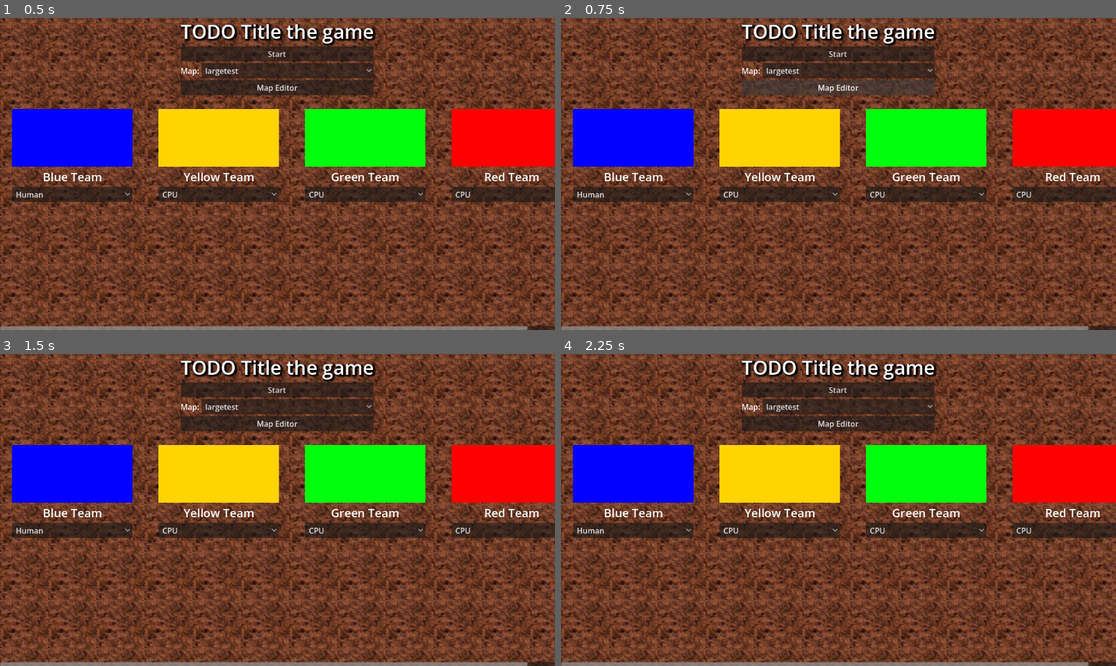
Above: before the commit, frames 1-4 (two rows, left to right).
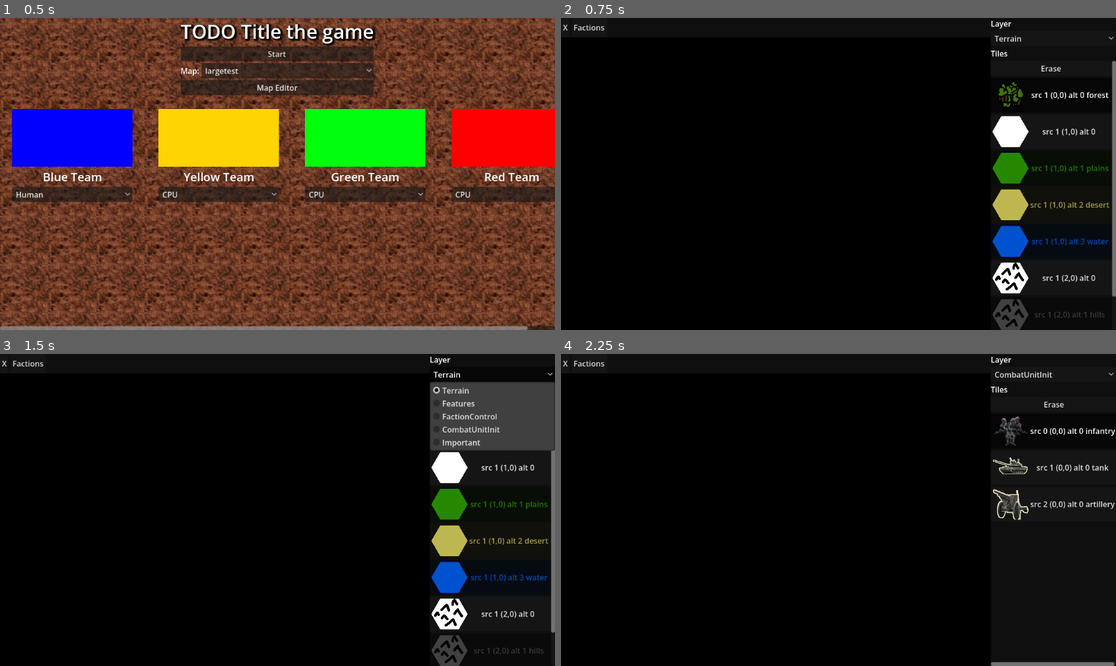
Above: after the commit, the same moments.

Repository: kralinc/cw2100game
Game: Godot game, scene res://MainMenu.tscn
Two runs of this game, one before a commit and one after it. Both use one fixed random seed, a clock stepped at 60 frames per second and the inputs below. The engine's default icon, where the game draws it, is replaced by a stand-in: a white triangle on a blue panel in a dark square.
Inputs (mouse positions are in pixels of both pictures, inside the frame that each line leads up to):
- Up to frame 1 (0.5 s): no input
- Up to frame 2 (0.75 s): click "Map Editor" at 0.5 s
- Up to frame 3 (1.5 s): click (493, 375) at 1.25 s, where only the run after the commit has a clickable "Terrain"
- Up to frame 4 (2.25 s): click (1049, 432) at 2 s, where only the run after the commit has a clickable "src 1 (0,0) alt 0 forest"

Frame 1 is identical in both runs. In frame 2, 99% of the frame differs, in the area x 0-100%, y 0-100%; in frame 3, 99%; in frame 4, 99%.

Commit message:
added back button confirmation dialog

Diff:
--- a/CameraController.gd
+++ b/CameraController.gd
@@ -1,4 +1,6 @@
 extends Camera2D
+
+class_name CameraController
 
 var dragging = false
 var prevMousePos = Vector2()
@@ -9,6 +11,8 @@
 var minZoom = 0.2
 var camLerp = 0.0
 
+@export var disable_camera = false
+
 # Called when the node enters the scene tree for the first time.
 func _ready():
 	pass # Replace with function body.
@@ -18,7 +22,9 @@
 func _process(delta):
 	pass
 
-func _input(event):
+func _unhandled_input(event):
+	if (disable_camera == true):
+		return
 	if event is InputEventMouseButton:
 		if event.button_index == MOUSE_BUTTON_RIGHT:
 			if event.is_pressed():
--- a/MainMenu.gd
+++ b/MainMenu.gd
@@ -58,3 +58,7 @@
 	Global.setupGameData(mapName, factionControlModes)
 	Global.spectatorMode = false
 	get_tree().change_scene_to_file("res://root.tscn")
+
+
+func _on_map_editor_button_pressed() -> void:
+	get_tree().change_scene_to_file("res://mapeditor/MapEditor.tscn")
--- a/MainMenu.tscn
+++ b/MainMenu.tscn
@@ -88,3 +88,5 @@
 layout_mode = 2
 size_flags_horizontal = 0
 size_flags_vertical = 3
+
+[connection signal="pressed" from="MarginContainer/VBoxContainer2/VBoxContainer/MapEditorButton" to="." method="_on_map_editor_button_pressed"]
--- /dev/null
+++ b/mapeditor/MapEditor.gd
@@ -0,0 +1,134 @@
+extends Control
+
+const PAINTABLE_LAYERS = ["Terrain", "Features", "FactionControl", "CombatUnitInit", "Important"]
+
+@onready var map: Node2D = $Map
+@onready var layer_select: OptionButton = $UI/Panel/VBox/LayerSelect
+@onready var tile_list: VBoxContainer = $UI/Panel/VBox/Scroll/TileList
+@onready var back_confirm_container: PanelContainer = $UI/BackConfirmContainer
+@onready var camera: CameraController = $Camera2D
+
+var current_layer: TileMapLayer
+var button_group := ButtonGroup.new()
+var selected_source: int = -1
+var selected_coords: Vector2i = Vector2i.ZERO
+var selected_alt: int = 0
+var painting: bool = false
+
+
+func _ready() -> void:
+	for layer_name in PAINTABLE_LAYERS:
+		layer_select.add_item(layer_name)
+	layer_select.item_selected.connect(_on_layer_selected)
+	layer_select.select(0)
+	_on_layer_selected(0)
+	$Camera2D.position = Vector2(600, 400)
+
+
+func _on_layer_selected(index: int) -> void:
+	current_layer = map.get_node(PAINTABLE_LAYERS[index])
+	_build_tile_list(current_layer)
+
+
+func _build_tile_list(layer: TileMapLayer) -> void:
+	for child in tile_list.get_children():
+		tile_list.remove_child(child)
+		child.queue_free()
+
+	var erase_button := Button.new()
+	erase_button.text = "Erase"
+	erase_button.toggle_mode = true
+	erase_button.button_group = button_group
+	erase_button.pressed.connect(_on_tile_selected.bind(-1, Vector2i.ZERO, 0))
+	tile_list.add_child(erase_button)
+
+	var tile_set := layer.tile_set
+	var has_custom_data := tile_set.get_custom_data_layers_count() > 0
+	var first_button: Button = null
+	var first_selection := [-1, Vector2i.ZERO, 0]
+
+	for i in tile_set.get_source_count():
+		var source_id := tile_set.get_source_id(i)
+		var atlas := tile_set.get_source(source_id) as TileSetAtlasSource
+		if atlas == null:
+			continue
+		for j in atlas.get_tiles_count():
+			var coords := atlas.get_tile_id(j)
+			for k in atlas.get_alternative_tiles_count(coords):
+				var alt := atlas.get_alternative_tile_id(coords, k)
+				var data := atlas.get_tile_data(coords, alt)
+
+				var text := "src %d (%d,%d) alt %d" % [source_id, coords.x, coords.y, alt]
+				if has_custom_data:
+					text += " " + str(data.get_custom_data_by_layer_id(0))
+
+				var icon := AtlasTexture.new()
+				icon.atlas = atlas.texture
+				icon.region = atlas.get_tile_texture_region(coords)
+
+				var button := Button.new()
+				button.text = text
+				button.icon = icon
+				button.expand_icon = false
+				button.toggle_mode = true
+				button.button_group = button_group
+				button.modulate = data.modulate
+				button.pressed.connect(_on_tile_selected.bind(source_id, coords, alt))
+				tile_list.add_child(button)
+
+				if first_button == null:
+					first_button = button
+					first_selection = [source_id, coords, alt]
+
+	if first_button != null:
+		first_button.button_pressed = true
+		_on_tile_selected(first_selection[0], first_selection[1], first_selection[2])
+	else:
+		erase_button.button_pressed = true
+		_on_tile_selected(-1, Vector2i.ZERO, 0)
+
+
+func _on_tile_selected(source: int, coords: Vector2i, alt: int) -> void:
+	selected_source = source
+	selected_coords = coords
+	selected_alt = alt
+
+
+func _unhandled_input(event: InputEvent) -> void:
+	# Prevent map painter input if the back confirm dialog is open
+	if (back_confirm_container.visible == true):
+		return
+
+
+	if event is InputEventMouseButton:
+		var mouse_button := event as InputEventMouseButton
+		if mouse_button.button_index == MOUSE_BUTTON_LEFT:
+			painting = mouse_button.pressed
+			if painting:
+				_paint()
+	elif event is InputEventMouseMotion and painting:
+		_paint()
+
+
+func _paint() -> void:
+	if current_layer == null:
+		return
+	var cell := current_layer.local_to_map(current_layer.get_local_mouse_position())
+	if selected_source == -1:
+		current_layer.erase_cell(cell)
+	else:
+		current_layer.set_cell(cell, selected_source, selected_coords, selected_alt)
+
+
+func _on_back_button_pressed() -> void:
+	back_confirm_container.visible = true
+	camera.disable_camera = true
+
+
+func _on_confirm_back_button_pressed() -> void:
+	get_tree().change_scene_to_file("res://MainMenu.tscn")
+
+
+func _on_cancel_back_button_pressed() -> void:
+	back_confirm_container.visible = false
+	camera.disable_camera = false
--- /dev/null
+++ b/mapeditor/MapEditor.tscn
@@ -0,0 +1,296 @@
+[gd_scene format=3 uid="uid://bfaefwfkk8eep"]
+
+[ext_resource type="Shader" uid="uid://yq43jb5b2hkm" path="res://tile.gdshader" id="1_5ek0v"]
+[ext_resource type="Texture2D" uid="uid://c5m1sy60jusm7" path="res://assets/grass2.png" id="2_626yj"]
+[ext_resource type="Texture2D" uid="uid://8j7pyfgrf322" path="res://assets/water_128px.png" id="3_5xb05"]
+[ext_resource type="Texture2D" uid="uid://ciwbye1qop7nx" path="res://assets/hex_atlas.png" id="4_nseud"]
+[ext_resource type="Texture2D" uid="uid://bknh2u8xwctne" path="res://assets/hex_white.png" id="5_3w6ib"]
+[ext_resource type="Texture2D" uid="uid://bn1y5f27it6u8" path="res://maps/common_data/assets/units/soldier.png" id="6_rymr0"]
+[ext_resource type="Texture2D" uid="uid://54pivf6vx4mw" path="res://maps/common_data/assets/units/tank.png" id="7_3x18o"]
+[ext_resource type="Texture2D" uid="uid://jxfqm5qawyd0" path="res://maps/common_data/assets/units/artillery.png" id="8_a2g5v"]
+[ext_resource type="Texture2D" uid="uid://culy7o1ud8tlj" path="res://assets/hex_important.png" id="9_0ic42"]
+[ext_resource type="Shader" uid="uid://cd8ue8fnd0w2f" path="res://hex_outline.gdshader" id="10_epbip"]
+[ext_resource type="Texture2D" uid="uid://dnvql35w81c5r" path="res://assets/hex_highlight.png" id="11_17mym"]
+[ext_resource type="Texture2D" uid="uid://c17bukt8sdv44" path="res://assets/dot.png" id="12_xkr8w"]
+[ext_resource type="Script" uid="uid://jee16r5mtq4a" path="res://mapeditor/MapEditor.gd" id="13_mapeditor"]
+[ext_resource type="Script" uid="uid://6jpahk8667fl" path="res://CameraController.gd" id="14_camera"]
+
+[sub_resource type="ShaderMaterial" id="ShaderMaterial_c8gda"]
+shader = ExtResource("1_5ek0v")
+shader_parameter/overlay_texture = ExtResource("2_626yj")
+
+[sub_resource type="ShaderMaterial" id="ShaderMaterial_lvj5i"]
+shader = ExtResource("1_5ek0v")
+shader_parameter/overlay_texture = ExtResource("3_5xb05")
+
+[sub_resource type="TileSetAtlasSource" id="TileSetAtlasSource_dg4gh"]
+texture = ExtResource("4_nseud")
+texture_region_size = Vector2i(74, 64)
+0:0/0 = 0
+0:0/0/custom_data_0 = "forest"
+1:0/next_alternative_id = 4
+1:0/0 = 0
+1:0/1 = 1
+1:0/1/modulate = Color(0.150002, 0.532873, 0, 1)
+1:0/1/material = SubResource("ShaderMaterial_c8gda")
+1:0/1/custom_data_0 = "plains"
+1:0/2 = 2
+1:0/2/modulate = Color(0.744421, 0.717757, 0.319215, 1)
+1:0/2/custom_data_0 = "desert"
+1:0/3 = 3
+1:0/3/modulate = Color(0, 0.317647, 0.803922, 1)
+1:0/3/material = SubResource("ShaderMaterial_lvj5i")
+1:0/3/custom_data_0 = "water"
+2:0/next_alternative_id = 2
+2:0/0 = 0
+2:0/1 = 1
+2:0/1/modulate = Color(0.255659, 0.255659, 0.255659, 1)
+2:0/1/custom_data_0 = "hills"
+3:0/0 = 0
+3:0/0/custom_data_0 = "city"
+
+[sub_resource type="TileSet" id="TileSet_ulkvq"]
+tile_shape = 3
+tile_offset_axis = 1
+tile_size = Vector2i(74, 64)
+physics_layer_0/collision_layer = 1
+terrain_set_0/mode = 0
+terrain_set_0/terrain_0/name = "Grass 0"
+terrain_set_0/terrain_0/color = Color(0.23426, 0.484347, 0.189233, 1)
+navigation_layer_0/layers = 0
+custom_data_layer_0/name = "name"
+custom_data_layer_0/type = 4
+sources/1 = SubResource("TileSetAtlasSource_dg4gh")
+tile_proxies/coords_level = [[0, Vector2i(0, 0)], [1, Vector2i(0, 0)], [2, Vector2i(0, 0)], [4, Vector2i(1, 0)], [4, Vector2i(0, 0)], [6, Vector2i(0, 0)], [4, Vector2i(1, 0)], [6, Vector2i(1, 0)], [5, Vector2i(0, 0)], [6, Vector2i(2, 0)], [6, Vector2i(0, 0)], [1, Vector2i(1, 0)], [6, Vector2i(1, 0)], [1, Vector2i(2, 0)], [6, Vector2i(2, 0)], [1, Vector2i(3, 0)]]
+
+[sub_resource type="TileSetAtlasSource" id="TileSetAtlasSource_3m4cy"]
+texture = ExtResource("5_3w6ib")
+texture_region_size = Vector2i(74, 64)
+0:0/next_alternative_id = 5
+0:0/0 = 0
+0:0/1 = 1
+0:0/1/modulate = Color(0, 1, 1, 1)
+0:0/1/custom_data_0 = 1
+0:0/2 = 2
+0:0/2/modulate = Color(1, 0.101961, 1, 1)
+0:0/2/custom_data_0 = 2
+0:0/3 = 3
+0:0/3/modulate = Color(1, 1, 0.101961, 1)
+0:0/3/custom_data_0 = 3
+0:0/4 = 4
+0:0/4/modulate = Color(0.572549, 0, 0, 1)
+0:0/4/custom_data_0 = 4
+
+[sub_resource type="TileSet" id="TileSet_pxv74"]
+tile_shape = 3
+tile_offset_axis = 1
+tile_size = Vector2i(74, 64)
+custom_data_layer_0/name = "factionId"
+custom_data_layer_0/type = 2
+sources/1 = SubResource("TileSetAtlasSource_3m4cy")
+
+[sub_resource type="TileSetAtlasSource" id="TileSetAtlasSource_20xwc"]
+texture = ExtResource("6_rymr0")
+texture_region_size = Vector2i(74, 64)
+0:0/0 = 0
+0:0/0/custom_data_0 = "infantry"
+
+[sub_resource type="TileSetAtlasSource" id="TileSetAtlasSource_6ts8j"]
+texture = ExtResource("7_3x18o")
+texture_region_size = Vector2i(74, 64)
+0:0/0 = 0
+0:0/0/custom_data_0 = "tank"
+
+[sub_resource type="TileSetAtlasSource" id="TileSetAtlasSource_wsj8n"]
+texture = ExtResource("8_a2g5v")
+texture_region_size = Vector2i(74, 64)
+0:0/0 = 0
+0:0/0/custom_data_0 = "artillery"
+
+[sub_resource type="TileSet" id="TileSet_51jhr"]
+tile_shape = 3
+tile_offset_axis = 1
+tile_size = Vector2i(74, 64)
+custom_data_layer_0/name = "type"
+custom_data_layer_0/type = 4
+sources/0 = SubResource("TileSetAtlasSource_20xwc")
+sources/1 = SubResource("TileSetAtlasSource_6ts8j")
+sources/2 = SubResource("TileSetAtlasSource_wsj8n")
+
+[sub_resource type="TileSetAtlasSource" id="TileSetAtlasSource_6jlhu"]
+texture = ExtResource("5_3w6ib")
+texture_region_size = Vector2i(74, 64)
+0:0/0 = 0
+0:0/0/modulate = Color(0, 0, 0, 0.666667)
+
+[sub_resource type="TileSet" id="TileSet_rvryj"]
+tile_shape = 3
+tile_offset_axis = 1
+tile_size = Vector2i(74, 64)
+sources/0 = SubResource("TileSetAtlasSource_6jlhu")
+
+[sub_resource type="TileSetAtlasSource" id="TileSetAtlasSource_xalul"]
+texture = ExtResource("9_0ic42")
+texture_region_size = Vector2i(74, 64)
+0:0/0 = 0
+0:0/0/z_index = 5
+
+[sub_resource type="TileSet" id="TileSet_ljp3e"]
+tile_shape = 3
+tile_offset_axis = 1
+tile_size = Vector2i(74, 64)
+sources/0 = SubResource("TileSetAtlasSource_xalul")
+
+[sub_resource type="ShaderMaterial" id="ShaderMaterial_36t0s"]
+shader = ExtResource("10_epbip")
+shader_parameter/hexagon_texture = ExtResource("11_17mym")
+shader_parameter/outline_color = Vector4(0, 0, 0, 1)
+shader_parameter/outline_thickness = 1.0
+
+[sub_resource type="TileSetAtlasSource" id="TileSetAtlasSource_dibjm"]
+texture = ExtResource("11_17mym")
+texture_region_size = Vector2i(74, 64)
+0:0/next_alternative_id = 4
+0:0/0 = 0
+0:0/0/material = SubResource("ShaderMaterial_36t0s")
+
+[sub_resource type="TileSetAtlasSource" id="TileSetAtlasSource_5tnxs"]
+texture = ExtResource("12_xkr8w")
+texture_region_size = Vector2i(74, 64)
+0:0/0 = 0
+
+[sub_resource type="TileSet" id="TileSet_ngj20"]
+tile_shape = 3
+tile_offset_axis = 1
+tile_size = Vector2i(74, 64)
+sources/0 = SubResource("TileSetAtlasSource_dibjm")
+sources/1 = SubResource("TileSetAtlasSource_5tnxs")
+
+[node name="MapEditor" type="Control" unique_id=357027129]
+layout_mode = 3
+anchors_preset = 15
+anchor_right = 1.0
+anchor_bottom = 1.0
+grow_horizontal = 2
+grow_vertical = 2
+mouse_filter = 2
+script = ExtResource("13_mapeditor")
+
+[node name="Map" type="Node2D" parent="." unique_id=924051389]
+
+[node name="Terrain" type="TileMapLayer" parent="Map" unique_id=1929615724]
+use_parent_material = true
+tile_set = SubResource("TileSet_ulkvq")
+rendering_quadrant_size = 256
+
+[node name="Features" type="TileMapLayer" parent="Map" unique_id=1281261431]
+modulate = Color(0.905882, 1, 1, 1)
+use_parent_material = true
+tile_set = SubResource("TileSet_ulkvq")
+rendering_quadrant_size = 64
+
+[node name="FactionControl" type="TileMapLayer" parent="Map" unique_id=1367102578]
+modulate = Color(1, 1, 1, 0.392157)
+tile_set = SubResource("TileSet_pxv74")
+rendering_quadrant_size = 64
+
+[node name="CombatUnitInit" type="TileMapLayer" parent="Map" unique_id=410691920]
+tile_set = SubResource("TileSet_51jhr")
+
+[node name="FOW" type="TileMapLayer" parent="Map" unique_id=848499030]
+tile_set = SubResource("TileSet_rvryj")
+rendering_quadrant_size = 128
+
+[node name="Important" type="TileMapLayer" parent="Map" unique_id=1568160183]
+tile_set = SubResource("TileSet_ljp3e")
+
+[node name="Highlight" type="TileMapLayer" parent="Map" unique_id=937813980]
+z_index = 5
+tile_set = SubResource("TileSet_ngj20")
+
+[node name="Camera2D" type="Camera2D" parent="." unique_id=258291840]
+script = ExtResource("14_camera")
+
+[node name="UI" type="CanvasLayer" parent="." unique_id=1841381915]
+
+[node name="Panel" type="PanelContainer" parent="UI" unique_id=485861471]
+anchors_preset = 11
+anchor_left = 1.0
+anchor_right = 1.0
+anchor_bottom = 1.0
+offset_left = -260.0
+grow_horizontal = 0
+
+[node name="VBox" type="VBoxContainer" parent="UI/Panel" unique_id=538574810]
+layout_mode = 2
+
+[node name="LayerLabel" type="Label" parent="UI/Panel/VBox" unique_id=1873364475]
+layout_mode = 2
+text = "Layer"
+
+[node name="LayerSelect" type="OptionButton" parent="UI/Panel/VBox" unique_id=589697811]
+layout_mode = 2
+
+[node name="TileLabel" type="Label" parent="UI/Panel/VBox" unique_id=106766696]
+layout_mode = 2
+text = "Tiles"
+
+[node name="Scroll" type="ScrollContainer" parent="UI/Panel/VBox" unique_id=941061649]
+layout_mode = 2
+size_flags_vertical = 3
+
+[node name="TileList" type="VBoxContainer" parent="UI/Panel/VBox/Scroll" unique_id=433426874]
+layout_mode = 2
+size_flags_horizontal = 3
+
+[node name="TopPanel" type="PanelContainer" parent="UI" unique_id=1170308469]
+offset_right = 892.0
+offset_bottom = 40.0
+
+[node name="HBox" type="HBoxContainer" parent="UI/TopPanel" unique_id=573529201]
+layout_mode = 2
+
+[node name="BackButton" type="Button" parent="UI/TopPanel/HBox" unique_id=661646590]
+layout_mode = 2
+text = "X"
+
+[node name="FactionSetupButton" type="Button" parent="UI/TopPanel/HBox" unique_id=1779983516]
+layout_mode = 2
+text = "Factions"
+
+[node name="BackConfirmContainer" type="PanelContainer" parent="UI" unique_id=1906007896]
+visible = false
+anchors_preset = 8
+anchor_left = 0.5
+anchor_top = 0.5
+anchor_right = 0.5
+anchor_bottom = 0.5
+offset_left = -20.0
+offset_top = -20.0
+offset_right = 20.0
+offset_bottom = 20.0
+grow_horizontal = 2
+grow_vertical = 2
+
+[node name="VBoxContainer" type="VBoxContainer" parent="UI/BackConfirmContainer" unique_id=326450440]
+layout_mode = 2
+
+[node name="Label" type="Label" parent="UI/BackConfirmContainer/VBoxContainer" unique_id=927225081]
+layout_mode = 2
+text = "Are you sure?"
+
+[node name="HBoxContainer" type="HBoxContainer" parent="UI/BackConfirmContainer/VBoxContainer" unique_id=1001300383]
+layout_mode = 2
+alignment = 1
+
+[node name="ConfirmBackButton" type="Button" parent="UI/BackConfirmContainer/VBoxContainer/HBoxContainer" unique_id=1402498833]
+layout_mode = 2
+text = "Yes"
+
+[node name="CancelBackButton" type="Button" parent="UI/BackConfirmContainer/VBoxContainer/HBoxContainer" unique_id=1629412041]
+layout_mode = 2
+text = "No"
+
+[connection signal="pressed" from="UI/TopPanel/HBox/BackButton" to="." method="_on_back_button_pressed"]
+[connection signal="pressed" from="UI/BackConfirmContainer/VBoxContainer/HBoxContainer/ConfirmBackButton" to="." method="_on_confirm_back_button_pressed"]
+[connection signal="pressed" from="UI/BackConfirmContainer/VBoxContainer/HBoxContainer/CancelBackButton" to="." method="_on_cancel_back_button_pressed"]
Not shown, added: mapeditor/MapEditor.gd.uid
